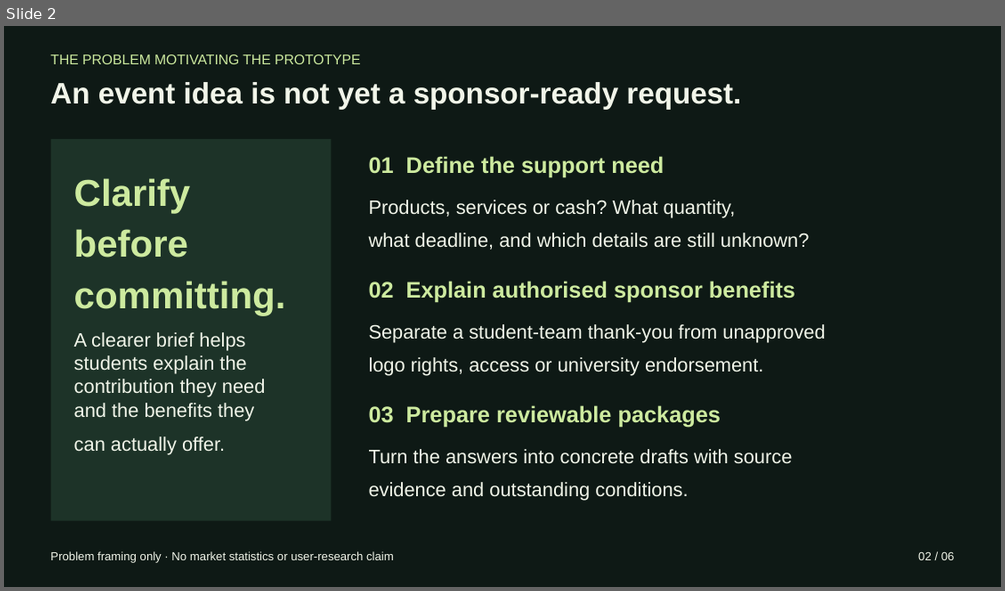
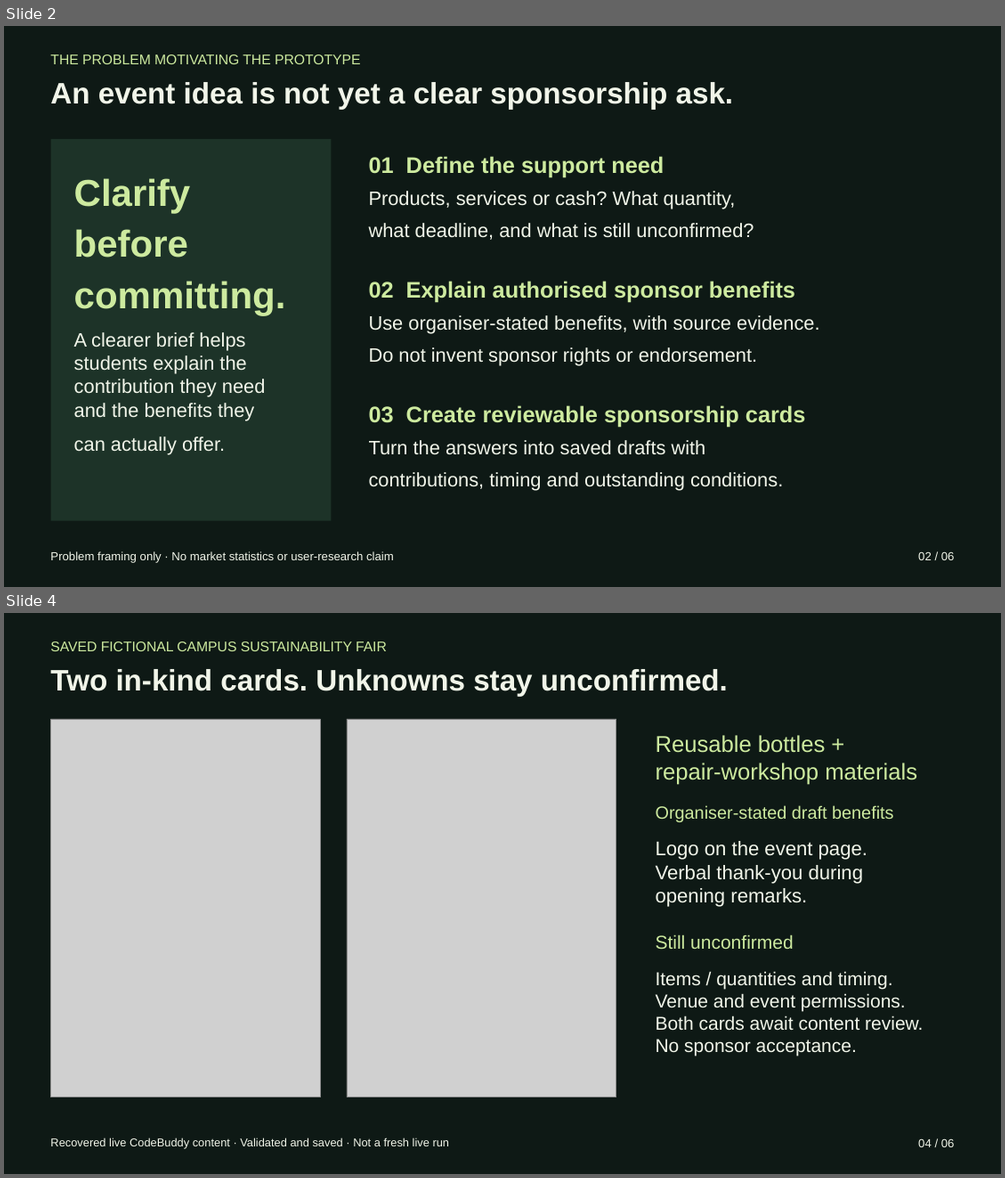
Before and after one commit to ryuhanbin/sponsorbridge-hackathon, a slide deck: slides/SponsorBridge-pitch.pptx. Shown one above the other, each under a label of ours: slide 2 before the commit, slides 2 and 4 after it; the slides between them are not shown. The pictures are 1005x591 and 1005x1178 pixels, drawn with LibreOffice and Linux fonts; fonts in the diff are those of the drawing; grey boxes stand for pictures. Boxes give left, top, right and bottom in pixels: in the first picture for what was removed or moved away, otherwise in the second. Text is boxed around its words. In the diff, an @@ line names an element or a change of style, - is before the commit and + after.

Commit message:
Update pitch deck with current AI drafting flow

```diff
--- a/slides/SponsorBridge-pitch.pptx
+++ b/slides/SponsorBridge-pitch.pptx
@@ slide 4 added at bbox=[4, 613, 1001, 1174], background #FFFFFF @@
@@ rectangle added at bbox=[4, 613, 1001, 1174], fill #0E1915 @@
@@ text added at bbox=[50, 641, 387, 651], 13.5 pt, text #CDEA9F @@
+SAVED FICTIONAL CAMPUS SUSTAINABILITY FAIR
@@ text added at bbox=[50, 669, 728, 696], 28.5 pt, text #F1F5E9, bold @@
+Two in-kind cards. Unknowns stay unconfirmed.
@@ picture added at bbox=[50, 719, 320, 1097] @@
@@ picture added at bbox=[347, 719, 616, 1097] @@
@@ text added at bbox=[655, 735, 917, 785], 22 pt, text #CDEA9F @@
+Reusable bottles +
+repair-workshop materials
@@ text added at bbox=[655, 805, 894, 822], 17 pt, text #CDEA9F @@
+Organiser-stated draft benefits
@@ text added at bbox=[655, 841, 867, 907], 19 pt, text #F1F5E9 @@
+Logo on the event page.
+Verbal thank-you during
+opening remarks.
@@ text added at bbox=[655, 934, 793, 949], 18 pt, text #CDEA9F @@
+Still unconfirmed
@@ text added at bbox=[655, 971, 922, 1056], 18 pt, text #F1F5E9 @@
+Items / quantities and timing.
+Venue and event permissions.
+Both cards await content review.
+No sponsor acceptance.
@@ text added at bbox=[50, 1137, 429, 1149], 11 pt, text #F1F5E9 @@
+Recovered live CodeBuddy content · Validated and saved · Not a fresh live run
@@ text added at bbox=[918, 1138, 955, 1147], 11.2 pt, text #F1F5E9 @@
+04 / 06
@@ slide 2 changed as well @@
@@ text at bbox=[50, 82, 734, 109]: text changed @@
-An event idea is not yet a sponsor-ready request.
+An event idea is not yet a clear sponsorship ask.
@@ text at bbox=[369, 191, 753, 240]: text changed @@
-Products, services or cash? What quantity,
-what deadline, and which details are still unknown?
+Products, services or cash? What quantity,
+what deadline, and what is still unconfirmed?
@@ text at bbox=[369, 315, 819, 366]: text changed @@
-Separate a student-team thank-you from unapproved
-logo rights, access or university endorsement.
+Use organiser-stated benefits, with source evidence.
+Do not invent sponsor rights or endorsement.
@@ text at bbox=[369, 405, 806, 426]: text changed @@
-03 Prepare reviewable packages
+03 Create reviewable sponsorship cards
@@ text at bbox=[369, 440, 783, 491]: text changed @@
-Turn the answers into concrete drafts with source
-evidence and outstanding conditions.
+Turn the answers into saved drafts with
+contributions, timing and outstanding conditions.
```
Also in this commit, not shown: 3 other slides changed, 1 other slide added, 2 slides removed.
